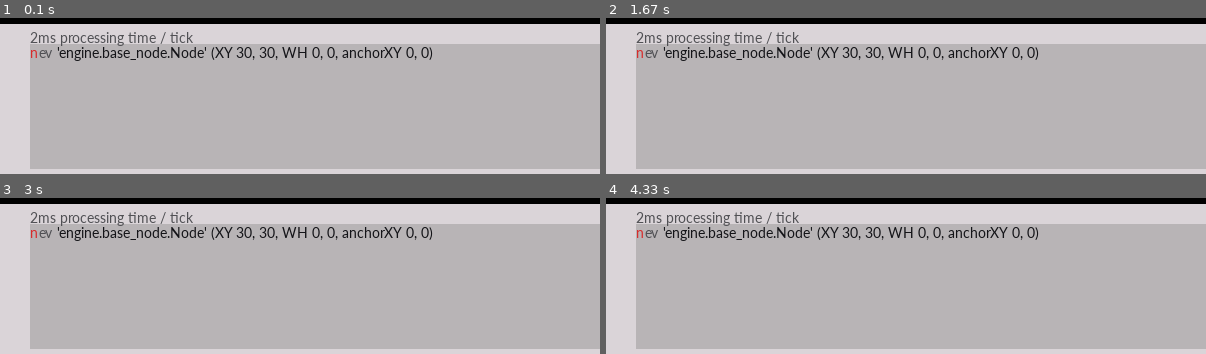
Above: before the commit, frames 1-4 (two rows, left to right).
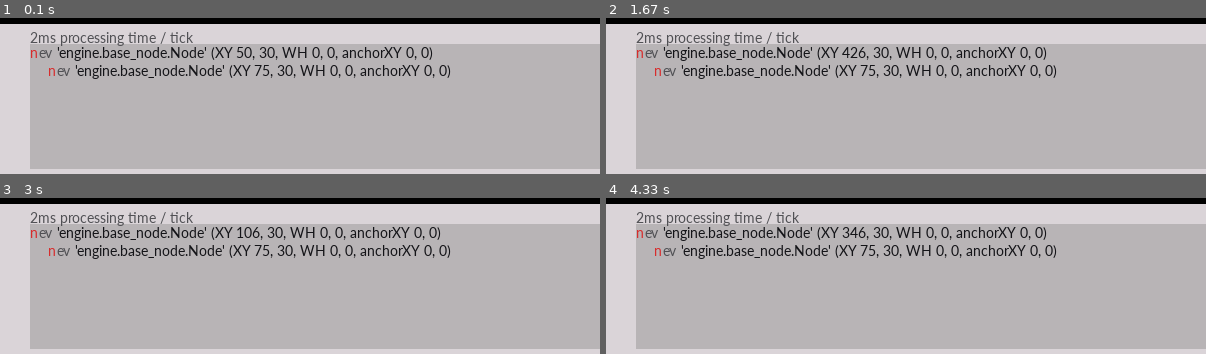
Above: after the commit, the same moments.

Repository: ageneric/pygame-engine-indev
Game: pygame game, started from main.py
Two runs of this game, one before a commit and one after it. Both use one fixed random seed, a clock stepped at 60 frames per second and the inputs below.
Inputs (mouse positions are in pixels of both pictures, inside the frame that each line leads up to):
- Up to frame 1 (0.1 s): no input
- Up to frame 2 (1.67 s): click (outside the picture) at 1.38 s
- Up to frame 3 (3 s): click (528, 276) at 1.72 s; click (outside the picture) at 2.05 s; click (outside the picture) at 2.38 s; tap Shift at 2.67 s
- Up to frame 4 (4.33 s): tap Shift at 3 s; move the mouse to (outside the picture) at 3.37 s; click (outside the picture) at 3.88 s; click (outside the picture) at 4.22 s

The runs differ from the first frame. In frame 1, 1.8% of the frame differs, in the area x 8-75%, y 18-40%; in frame 2, 2.9%; in frame 3, 2.9%; in frame 4, 2.9%.

Commit message:
Renamed some methods on BaseScene to match Node. Also fixed an incorrect parameter.

Diff:
--- a/engine/base_node.py
+++ b/engine/base_node.py
@@ -141,7 +141,7 @@
 class SpriteNode(pygame.sprite.DirtySprite, Node):
     def __init__(self, state: NodeLocalProperties, *groups, image=None):
         Node.__init__(self, state)
-        pygame.sprite.Sprite.__init__(self, groups)
+        pygame.sprite.Sprite.__init__(self, *groups)
         self.rect = self.world_rect()
         print(f'{self}, rect {self.rect}, parent {self.parent}, {self.groups()}')
         if image:
--- a/engine/base_scene.py
+++ b/engine/base_scene.py
@@ -25,12 +25,15 @@
         for node in self.nodes:
             node.draw(self.screen)
 
-    def add_named_node(self, name: str, node):
+    def add_named_child(self, name: str, node):
         setattr(self, name, node)
-        self.add_node(node)
+        self.add_child(node)
 
-    def add_node(self, node):
+    def add_child(self, node):
         self.nodes.append(node)
+
+    def remove_child(self, node):
+        self.nodes.remove(node)
 
     def handle_events(self, pygame_events):
         pass
--- a/scenes.py
+++ b/scenes.py
@@ -10,7 +10,12 @@
     def __init__(self, screen, clock):
         super().__init__(screen, clock)
 
-        Node(NodeLocalProperties(self, 30, 30))
+        self.n = Node(NodeLocalProperties(self, 30, 30))
+        Node(NodeLocalProperties(self.n, 75, 30))
+
+    def update(self):
+        super().update()
+        self.n.transform.x += 4
 
 class ExampleDetail(Scene):
     def __init__(self, screen, clock):
